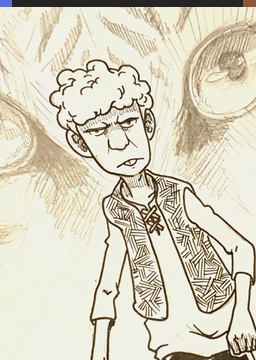
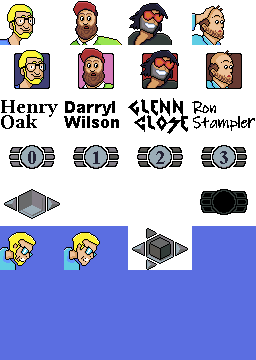
Comparing the layer stacks of the two w=256, h=360 images. Changes:
hid "Pasted Layer", moved it into group "images" over [12, 0, 243, 310]
hid "Pasted Layer #1", moved it into group "images", painted on it over [0, 34, 241, 261]
hid "Pasted Layer #2", moved it into group "images" over [0, 7, 256, 360]
added group "Text" with 5 layers above "numbers" over [0, 98, 255, 134]
added layer "Glenn ..." in group "Text" over [128, 98, 188, 134]
added layer "Ron ..." in group "Text" over [192, 101, 255, 131]
added layer "Henry ... #1" in group "Text" over [1, 100, 58, 129]
added layer "Darryl ..." in group "Text" over [64, 101, 119, 128]
added group "numbers" with 4 layers above "icons" over [28, 151, 228, 164]
added layer "3" in group "numbers" over [220, 151, 228, 164]
added layer "2" in group "numbers" over [156, 151, 165, 164]
added layer "1" in group "numbers" over [93, 151, 100, 164]
added layer "0" in group "numbers" over [28, 151, 36, 164]
painted on "icons" over [0, 1, 256, 360]
hid "Background", painted on it over [0, 0, 256, 360]
